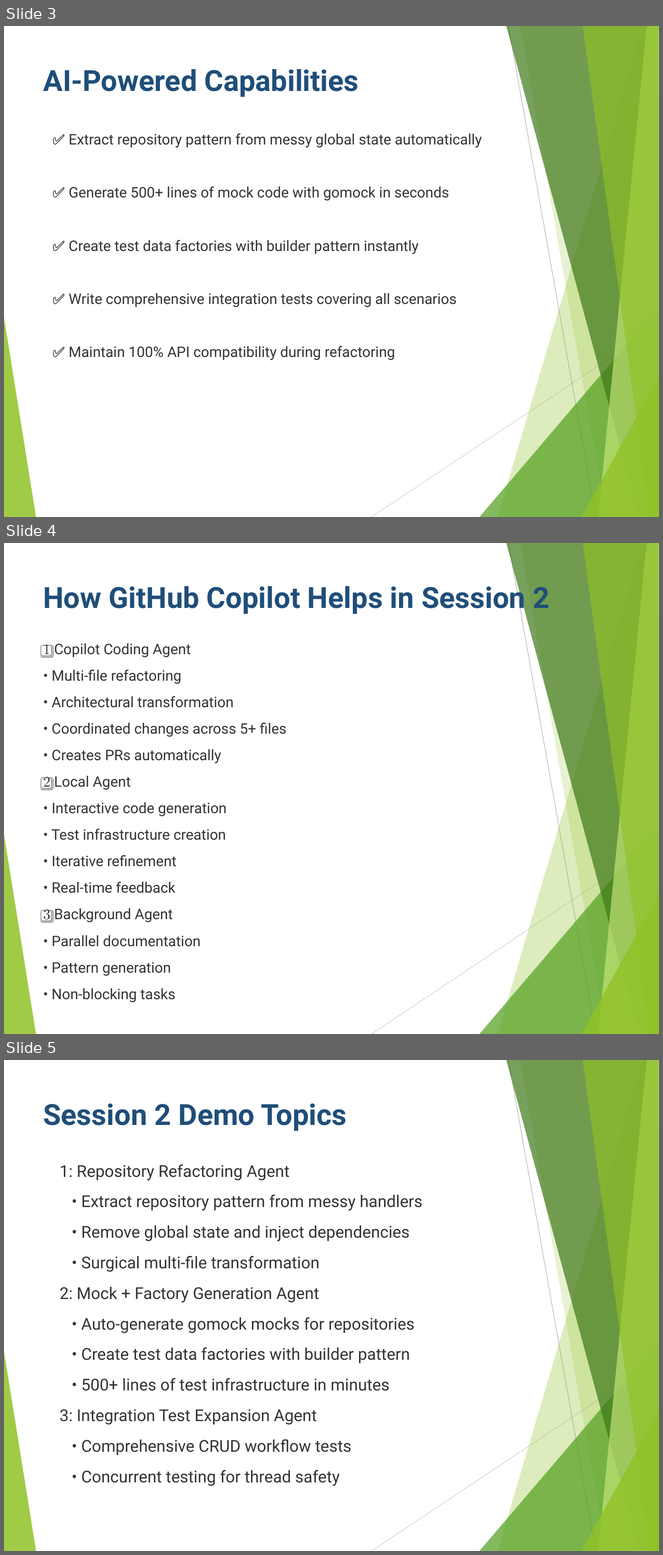
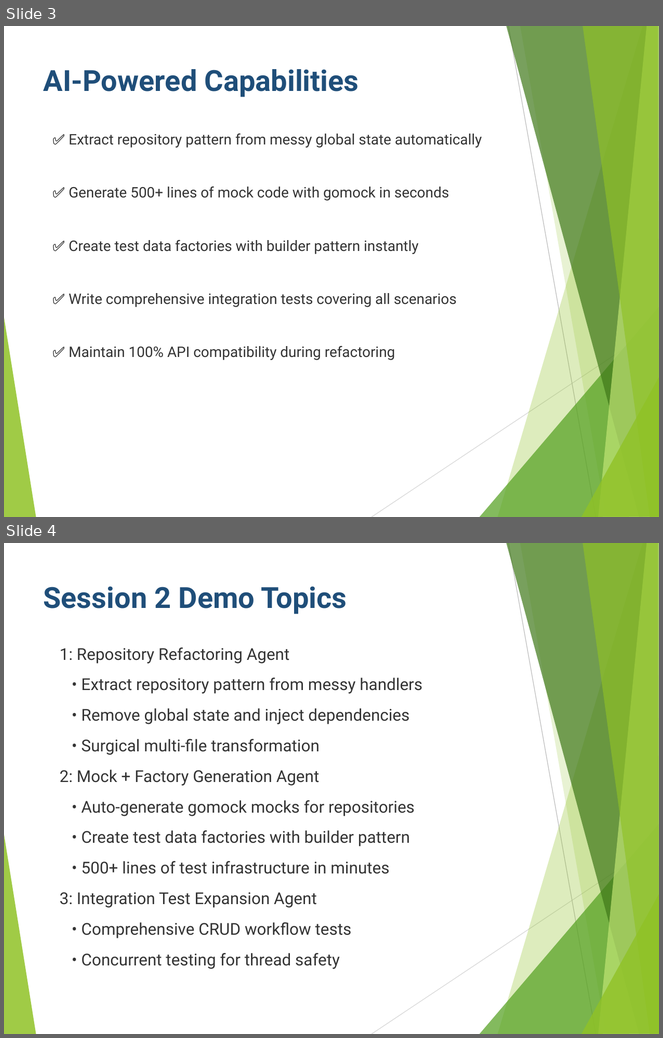
Before and after one commit to Hemavathi15sg/grademanagement_techwave, a slide deck: design/SESSION2_Refactoring_QA_Expansion.pptx. Shown one above the other, each under a label of ours: slides 3, 4 and 5 before the commit, slides 3 and 4 after it. The pictures are 663x1555 and 663x1038 pixels, drawn with LibreOffice and Linux fonts; fonts in the diff are those of the drawing. Boxes give left, top, right and bottom in pixels: in the first picture for what was removed or moved away, otherwise in the second. Text is boxed around its words. In the diff, an @@ line names an element or a change of style, - is before the commit and + after.

```diff
--- a/design/SESSION2_Refactoring_QA_Expansion.pptx
+++ b/design/SESSION2_Refactoring_QA_Expansion.pptx
@@ slide 4 removed at [4,543,659,1034], background #FFFFFF; not listed: 10 template elements that a slide beside it also shows @@
@@ text removed at [43,581,549,615] @@
-How GitHub Copilot Helps in Session 2
@@ text removed at [43,643,286,1003] @@
-1️⃣ Copilot Coding Agent
-• Multi-file refactoring
-• Architectural transformation
-• Coordinated changes across 5+ files
-• Creates PRs automatically
-2️⃣ Local Agent
-• Interactive code generation
-• Test infrastructure creation
-• Iterative refinement
-• Real-time feedback
-3️⃣ Background Agent
-• Parallel documentation
-• Pattern generation
-• Non-blocking tasks
@@ what was slide 5 is now slide 4 @@
```
Also in this commit, not shown: 1 slide changed.
